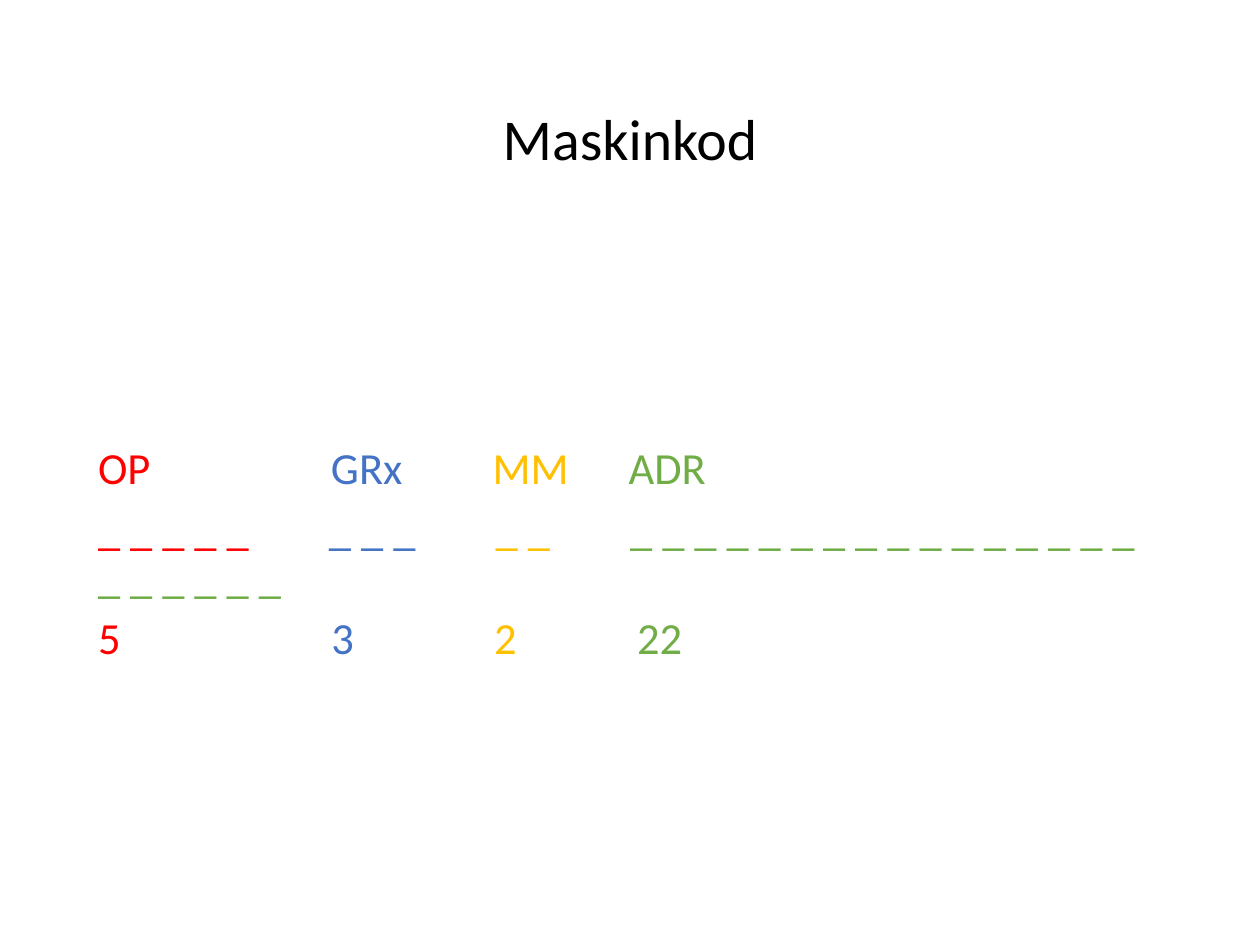
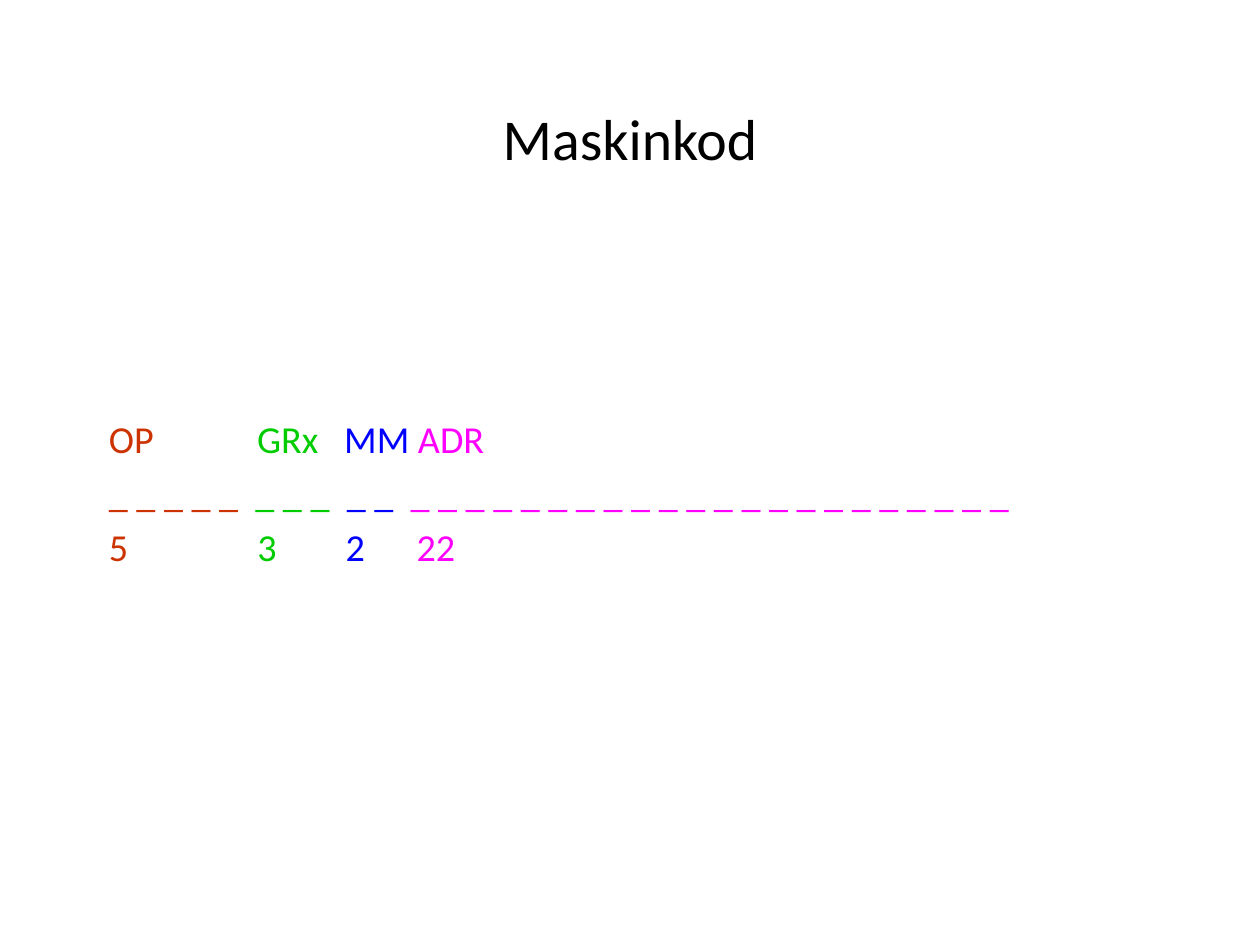
Before and after one commit to Jethro95/TSEA83_Graphing_Calculator, a slide deck: slide 10 of presentation/presentation_powerpoint.pptx. Drawn at 1260x945 pixels with LibreOffice and Linux fonts; fonts in the diff are those of the drawing. Boxes give left, top, right and bottom in pixels: in the first picture for what was removed or moved away, otherwise in the second. Text is boxed around its words. In the diff, an @@ line names an element or a change of style, - is before the commit and + after.

```diff
--- a/presentation/presentation_powerpoint.pptx
+++ b/presentation/presentation_powerpoint.pptx
@@ text "OP GRx MM ADR": place and size @@
-text "OP GRx MM ADR" at box(98, 455, 706, 655)
+text "OP GRx MM ADR" at box(109, 428, 484, 562)
@@ text "OP GRx MM ADR" at box(109, 428, 484, 562): size 28 to 24 pt; text colour #FF0000 to #CC3300 in "OP", "_ _ _ _ _", "5"; text colour #4472C4 to #00CC00 in "GRx", "_ _ _", "3"; text colour #FFC000 to #0000FF in "MM", "_ _", "2"; text colour #70AD47 to #FF00FF in "ADR", "_ _ _ _ _ _ _ ...", "22"; vertical alignment top to middle @@
```
